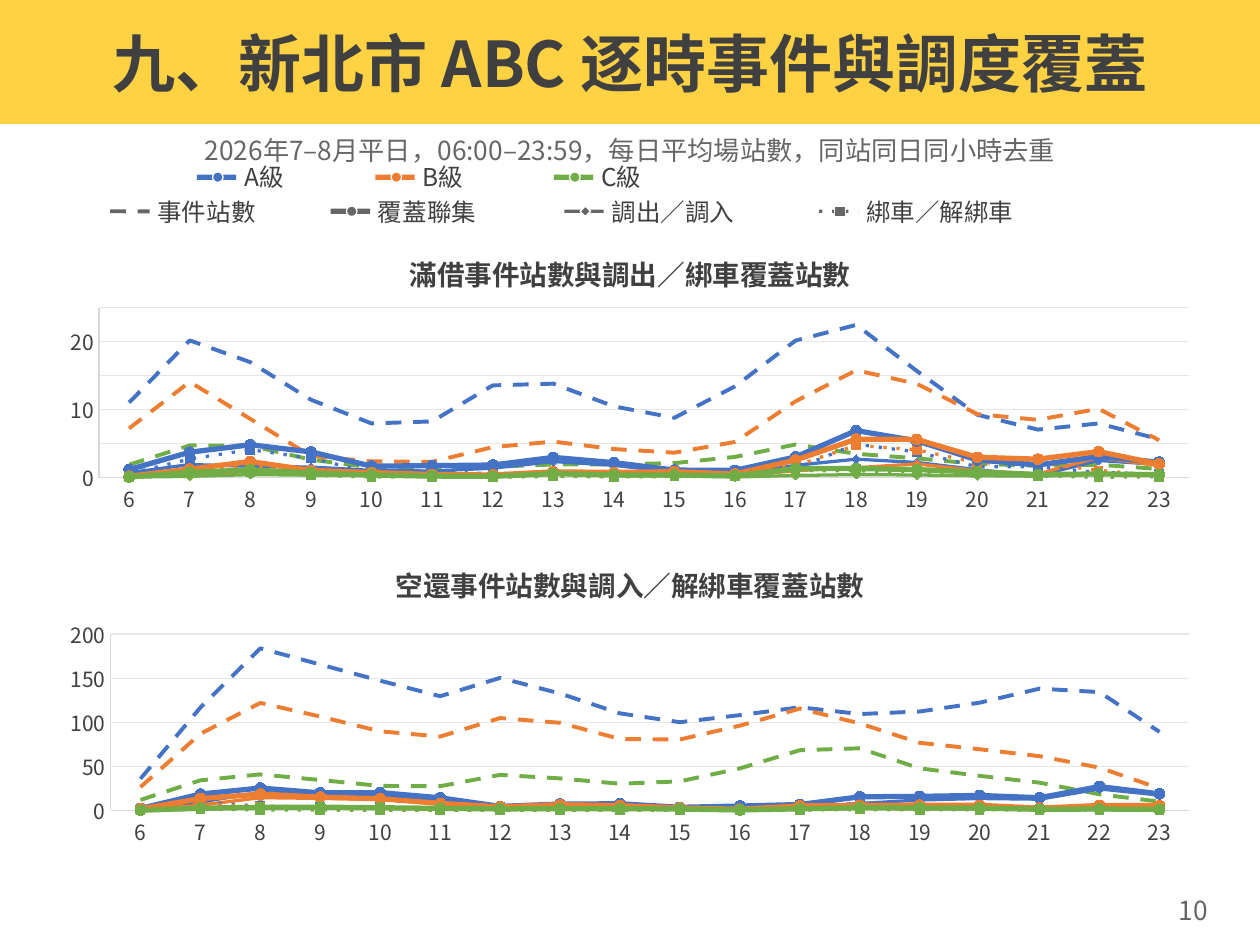
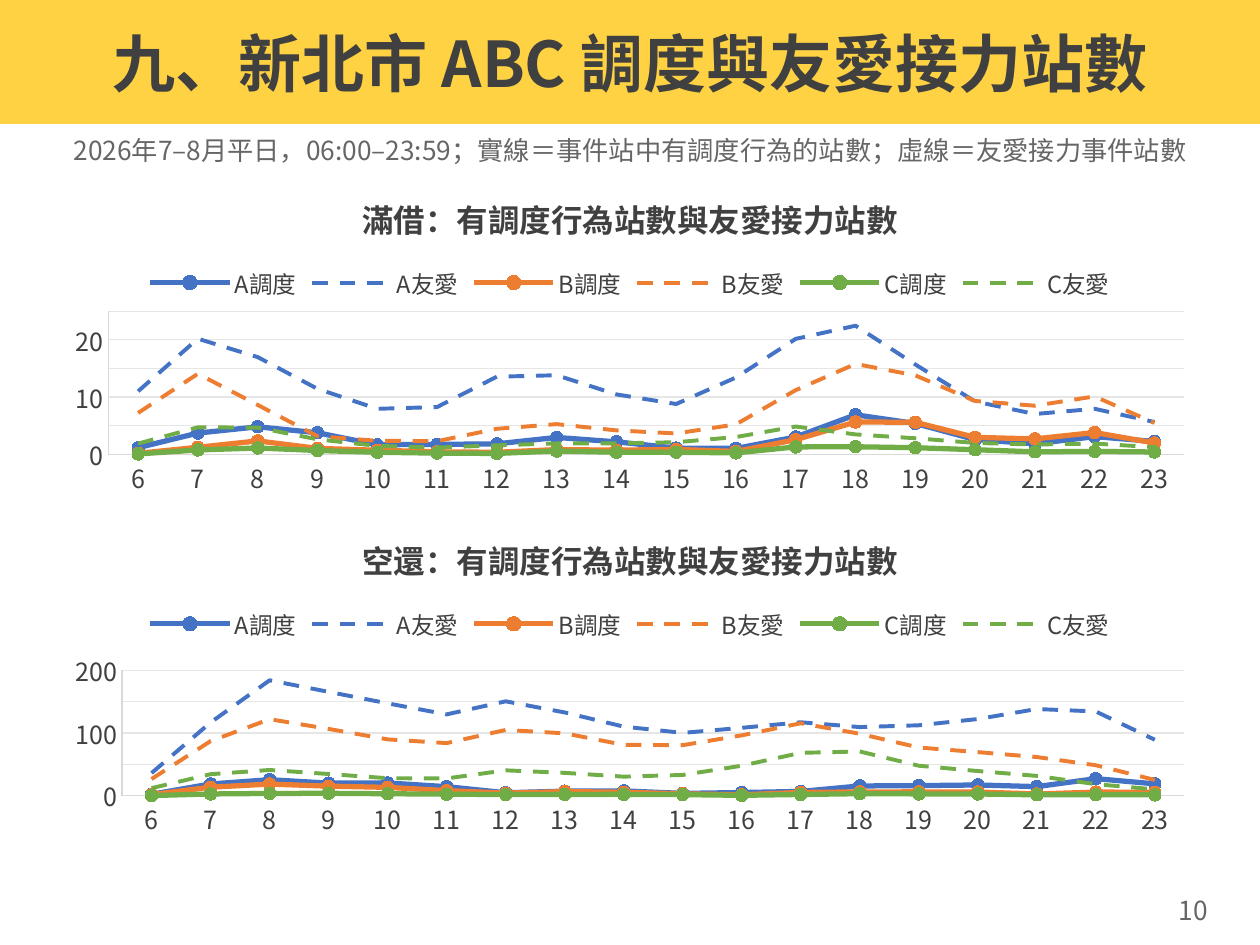
Before and after one commit to hippop3c/monthly-report, a slide deck: slide 9 of dist/files/台大微型調度車202609v6_友愛接力熱力圖_v9.pptx. Drawn at 1260x945 pixels with LibreOffice and Linux fonts; fonts in the diff are those of the drawing. Boxes give left, top, right and bottom in pixels: in the first picture for what was removed or moved away, otherwise in the second. Text is boxed around its words. In the diff, an @@ line names an element or a change of style, - is before the commit and + after.

```diff
--- a/dist/files/台大微型調度車202609v6_友愛接力熱力圖_v9.pptx
+++ b/dist/files/台大微型調度車202609v6_友愛接力熱力圖_v9.pptx
@@ text in rectangle at (112, 33, 1148, 93): text changed @@
-九、新北市 ABC 逐時事件與調度覆蓋
+九、新北市 ABC 調度與友愛接力站數
@@ text at (74, 138, 1187, 164): text changed @@
-2026年7–8月平日，06:00–23:59，每日平均場站數，同站同日同小時去重
+2026年7–8月平日，06:00–23:59；實線＝事件站中有調度行為的站數；虛線＝友愛接力事件站數
@@ line chart at (53, 174, 1208, 501) @@
@@ title "滿借事件站數與調出／綁車覆蓋站數 " to "滿借：有調度行為站數與友愛接力站數 " @@
-Series 1: 11, 20.2, 17, 11.4, 8, 8.3, 13.6, 13.8, 10.5, 8.8, 13.4, 20.2, 22.5, 15.7, 9.2, 7, 8, 5.7
+A調度: 1.2, 3.7, 4.8, 3.8, 1.7, 1.7, 1.8, 3, 2.2, 1.1, 1, 3, 6.9, 5.4, 2.6, 1.8, 3.1, 2.3
-Series 2: 7.2, 14.1, 8.6, 3.2, 2.4, 2.3, 4.5, 5.3, 4.2, 3.7, 5.2, 11.2, 15.8, 13.8, 9.3, 8.5, 10.1, 5.5
+A友愛: 11, 20.2, 17, 11.4, 8, 8.3, 13.6, 13.8, 10.5, 8.8, 13.4, 20.2, 22.5, 15.7, 9.2, 7, 8, 5.7
@@ colour of A友愛 #ED7D31 to #4472C4 @@
-Series 3: 1.9, 4.7, 4.7, 2.6, 1.5, 1.2, 1.6, 1.9, 1.9, 2.1, 3, 4.9, 3.5, 2.8, 2, 1.7, 1.9, 1.3
+B調度: 0.2, 1.2, 2.3, 1, 0.7, 0.4, 0.4, 0.8, 0.7, 0.9, 0.5, 2.6, 5.7, 5.6, 3, 2.7, 3.8, 2
@@ colour of B調度 #70AD47 to #ED7D31 @@
-Series 4: 0.7, 1.9, 1.7, 1.5, 1, 1, 1.4, 2.3, 1.8, 0.8, 0.3, 1.8, 2.7, 2.2, 1.1, 0.3, 2.5, 1.9
+B友愛: 7.2, 14.1, 8.6, 3.2, 2.4, 2.3, 4.5, 5.3, 4.2, 3.7, 5.2, 11.2, 15.8, 13.8, 9.3, 8.5, 10.1, 5.5
@@ colour of B友愛 #4472C4 to #ED7D31 @@
-Series 5: 0.1, 0.5, 0.9, 0.3, 0.3, 0.1, 0.3, 0.6, 0.7, 0.7, 0.2, 1, 1.4, 2, 1, 0.5, 3, 1.7
+C調度: 0.1, 0.8, 1.1, 0.7, 0.4, 0.2, 0.2, 0.6, 0.4, 0.4, 0.3, 1.3, 1.3, 1.2, 0.8, 0.4, 0.5, 0.4
@@ colour of C調度 #ED7D31 to #70AD47 @@
-Series 6: 0, 0.2, 0.4, 0.3, 0.3, 0.1, 0.1, 0.4, 0.3, 0.2, 0.1, 0.3, 0.4, 0.4, 0.3, 0.2, 0.5, 0.3
+C友愛: 1.9, 4.7, 4.7, 2.6, 1.5, 1.2, 1.6, 1.9, 1.9, 2.1, 3, 4.9, 3.5, 2.8, 2, 1.7, 1.9, 1.3
-Series 7: 0.6, 2.7, 4.1, 2.8, 0.7, 0.8, 0.6, 0.7, 0.5, 0.4, 0.7, 1.3, 4.9, 3.7, 1.6, 1.6, 0.7, 0.5
-Series 8: 0.1, 0.8, 1.8, 0.7, 0.5, 0.3, 0, 0.3, 0.1, 0.2, 0.3, 1.7, 4.7, 4.1, 2.1, 2.2, 1, 0.3
-Series 9: 0, 0.7, 0.7, 0.3, 0.1, 0.1, 0, 0.2, 0.1, 0.1, 0.2, 1, 1, 0.8, 0.6, 0.3, 0, 0.1
-Series 10: 1.2, 3.7, 4.8, 3.8, 1.7, 1.7, 1.8, 3, 2.2, 1.1, 1, 3, 6.9, 5.4, 2.6, 1.8, 3.1, 2.3
-Series 11: 0.2, 1.2, 2.3, 1, 0.7, 0.4, 0.4, 0.8, 0.7, 0.9, 0.5, 2.6, 5.7, 5.6, 3, 2.7, 3.8, 2
-Series 12: 0.1, 0.8, 1.1, 0.7, 0.4, 0.2, 0.2, 0.6, 0.4, 0.4, 0.3, 1.3, 1.3, 1.2, 0.8, 0.4, 0.5, 0.4
@@ legend changed @@
@@ category axis changed @@
@@ value axis changed @@
@@ line chart: place and size @@
-line chart at (48, 233, 1213, 519)
+line chart at (53, 174, 1208, 501)
@@ line removed from (197, 178) to (237, 178) @@
@@ ellipse removed at (213, 171, 223, 181) @@
@@ text removed at (244, 165, 283, 188) @@
-A級
@@ line removed from (375, 178) to (415, 178) @@
@@ ellipse removed at (391, 171, 401, 181) @@
@@ text removed at (423, 165, 464, 188) @@
-B級
@@ line removed from (554, 178) to (593, 178) @@
@@ ellipse removed at (570, 171, 580, 181) @@
@@ text removed at (601, 165, 641, 188) @@
-C級
@@ text removed at (157, 200, 255, 223) @@
-事件站數
@@ ellipse removed at (346, 207, 357, 217) @@
@@ text removed at (378, 200, 476, 223) @@
-覆蓋聯集
@@ diamond removed at (580, 207, 590, 217) @@
@@ text removed at (612, 200, 735, 223) @@
-調出／調入
@@ rectangle removed at (834, 207, 844, 217) @@
@@ text removed at (866, 200, 1013, 223) @@
-綁車／解綁車
@@ line removed from (111, 212) to (150, 212) @@
@@ line removed from (330, 212) to (370, 212) @@
@@ line removed from (564, 212) to (604, 212) @@
@@ line removed from (819, 212) to (858, 212) @@
@@ line chart at (53, 514, 1208, 842) @@
@@ title "空還事件站數與調入／解綁車覆蓋站數 " to "空還：有調度行為站數與友愛接力站數 " @@
-Series 1: 36, 117, 184, 165, 147, 130, 150, 133, 110, 100, 108, 117, 109, 112, 122, 138, 134, 89
+A調度: 2, 19, 25, 20, 20, 14, 5, 7, 8, 4, 5, 7, 15, 16, 17, 14, 27, 19
-Series 2: 26, 87, 122, 106, 90, 84, 105, 99, 81, 80, 96, 115, 99, 77, 69, 61, 48, 25
+A友愛: 36, 117, 184, 165, 147, 130, 150, 133, 110, 100, 108, 117, 109, 112, 122, 138, 134, 89
@@ colour of A友愛 #ED7D31 to #4472C4 @@
-Series 3: 12, 34, 41, 34, 28, 27, 40, 36, 30, 33, 48, 68, 70, 48, 39, 31, 18, 10
+B調度: 2, 13, 18, 15, 13, 8, 4, 6, 5, 3, 1, 5, 6, 6, 6, 3, 6, 5
@@ colour of B調度 #70AD47 to #ED7D31 @@
-Series 4: 1, 9, 21, 16, 16, 12, 3, 6, 6, 3, 1, 3, 8, 12, 13, 13, 24, 17
+B友愛: 26, 87, 122, 106, 90, 84, 105, 99, 81, 80, 96, 115, 99, 77, 69, 61, 48, 25
@@ colour of B友愛 #4472C4 to #ED7D31 @@
-Series 5: 0, 6, 14, 14, 13, 8, 4, 6, 5, 2, 0, 2, 2, 2, 2, 1, 2, 4
+C調度: 0, 3, 3, 4, 3, 2, 2, 2, 2, 2, 0, 2, 3, 3, 3, 1, 2, 1
@@ colour of C調度 #ED7D31 to #70AD47 @@
-Series 6: 0, 1, 3, 3, 3, 2, 2, 2, 2, 1, 0, 1, 2, 2, 2, 1, 1, 1
+C友愛: 12, 34, 41, 34, 28, 27, 40, 36, 30, 33, 48, 68, 70, 48, 39, 31, 18, 10
-Series 7: 2, 9, 5, 4, 4, 2, 1, 1, 1, 1, 4, 4, 8, 5, 4, 2, 3, 2
-Series 8: 1, 8, 4, 1, 1, 0, 0, 0, 0, 0, 1, 3, 4, 4, 4, 2, 4, 1
-Series 9: 0, 1, 1, 0, 0, 0, 0, 0, 0, 0, 0, 1, 1, 1, 1, 0, 0, 0
-Series 10: 2, 19, 25, 20, 20, 14, 5, 7, 8, 4, 5, 7, 15, 16, 17, 14, 27, 19
-Series 11: 2, 13, 18, 15, 13, 8, 4, 6, 5, 3, 1, 5, 6, 6, 6, 3, 6, 5
-Series 12: 0, 3, 3, 4, 3, 2, 2, 2, 2, 2, 0, 2, 3, 3, 3, 1, 2, 1
@@ legend changed @@
@@ category axis changed @@
@@ value axis changed @@
@@ line chart: place and size @@
-line chart at (48, 543, 1213, 853)
+line chart at (53, 514, 1208, 842)
```
Also in this commit, not shown: 1 other slide changed, 2 other files.
